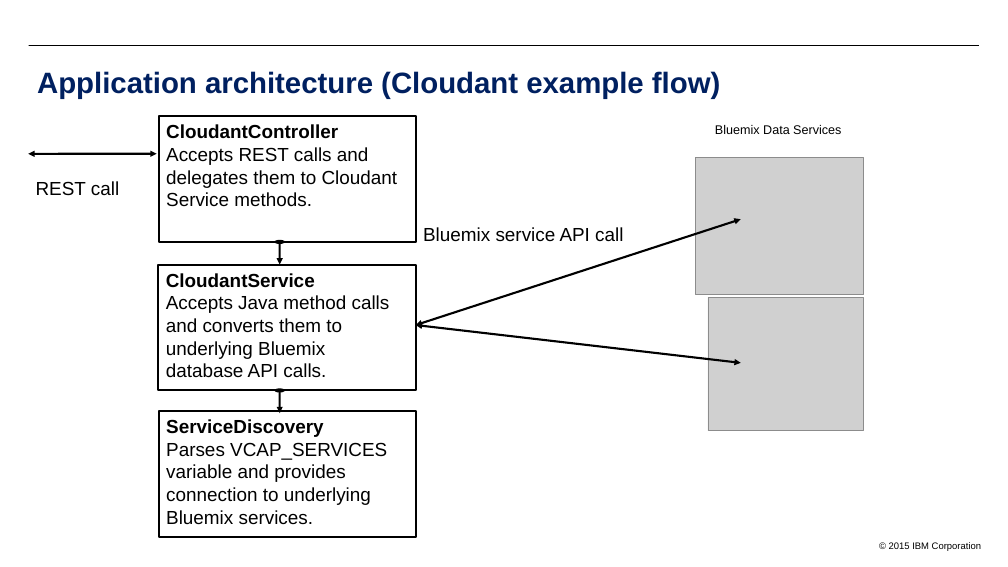
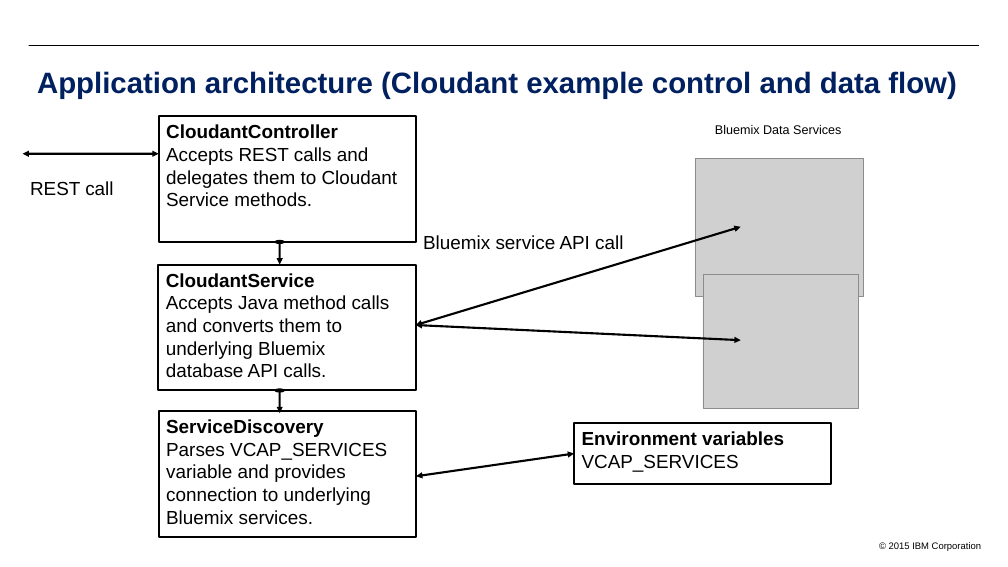
Before and after one commit to ibmecod/java-rest-dataservices, a slide deck: slide 3 of documents/LabX - Java Plays - REST data services.pptx. Drawn at 1008x567 pixels with LibreOffice and Linux fonts; fonts in the diff are those of the drawing; grey boxes stand for pictures; background and template pictures are left out. Boxes give left, top, right and bottom in pixels: in the first picture for what was removed or moved away, otherwise in the second. Text is boxed around its words. In the diff, an @@ line names an element or a change of style, - is before the commit and + after.

```diff
--- a/documents/LabX - Java Plays - REST data services.pptx
+++ b/documents/LabX - Java Plays - REST data services.pptx
@@ text at [37,71,956,99]: text changed @@
-Application architecture (Cloudant example flow)
+Application architecture (Cloudant example control and data flow)
@@ freeform shape "REST call": place and size @@
-freeform shape "REST call" at [28,153,156,153]
+freeform shape "REST call" at [23,153,159,153]
@@ freeform shape "Bluemix service API call": place and size @@
-freeform shape "Bluemix service API call" at [416,219,741,325]
+freeform shape "Bluemix service API call" at [416,227,741,325]
@@ picture: place and size @@
-picture at [708,297,864,431]
+picture at [703,274,858,408]
@@ freeform shape: place and size @@
-freeform shape at [416,325,741,363]
+freeform shape at [416,325,741,340]
@@ rectangle added at [574,423,831,484], fill #FFFFFF, outline #000000 2.01 pt, 18 pt, text #000000, bold @@
+Environment variables
+VCAP_SERVICES
@@ freeform shape added at [416,453,574,476], outline #000000 2.01 pt @@
```
Also in this commit, not shown: 2 other slides changed, 3 slides added, 1 other file.
